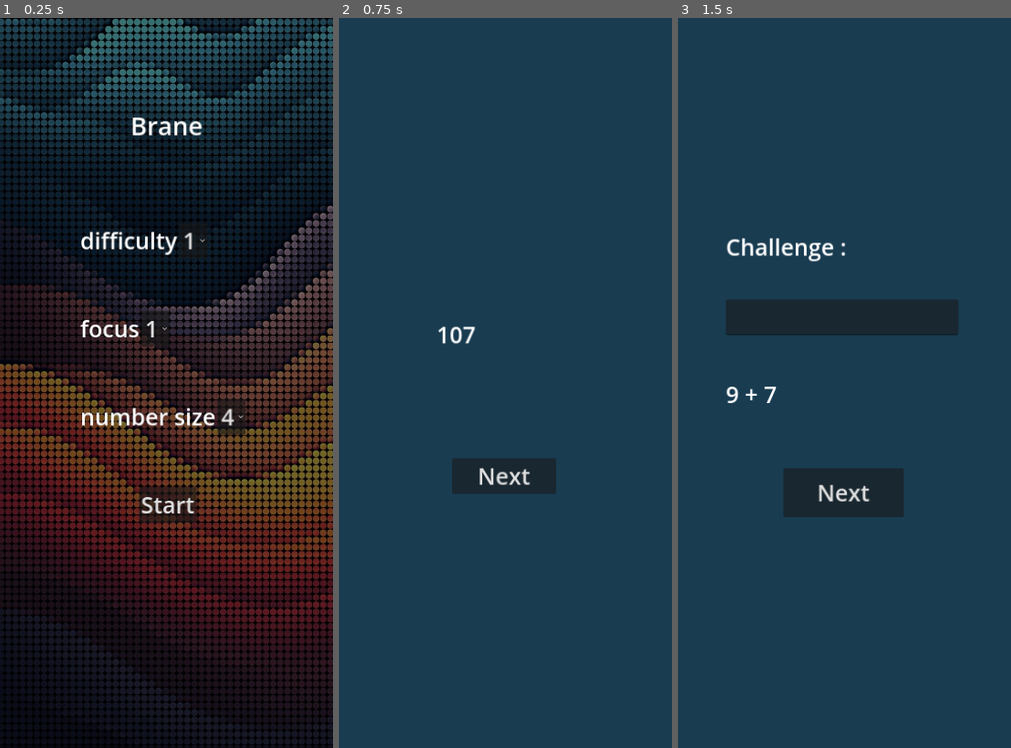
Above: before the commit, frames 1-3 (left to right).
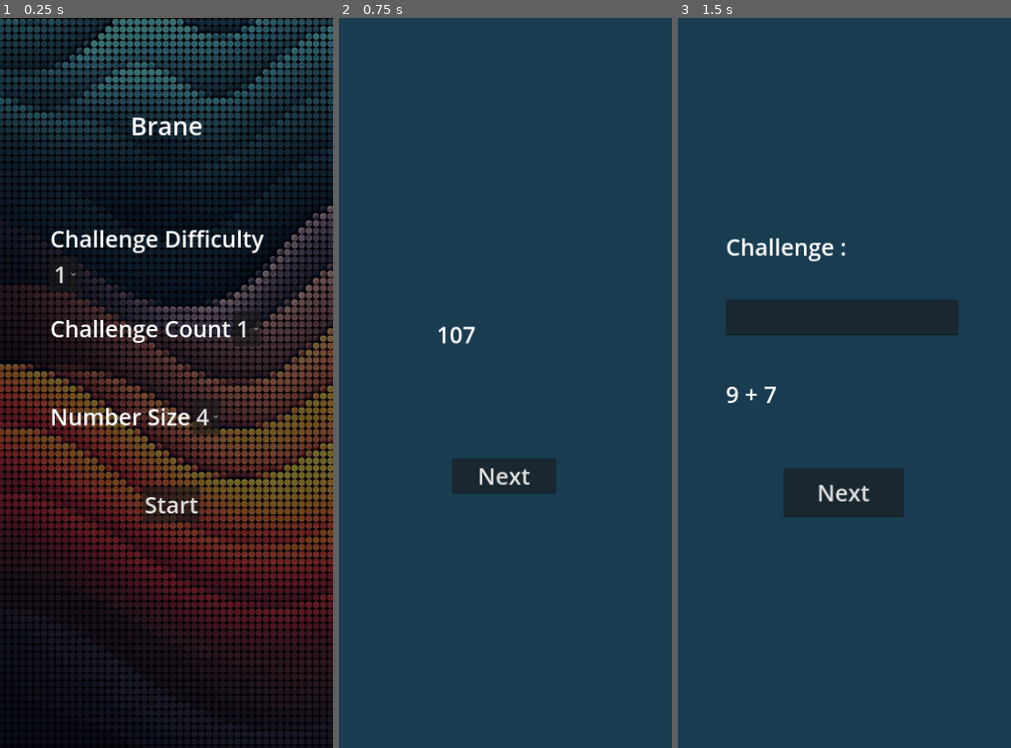
Above: after the commit, the same moments.

Repository: Zabardast/brane
Game: Godot game, scene res://main.tscn
Two runs of this game, one before a commit and one after it. Both use one fixed random seed, a clock stepped at 60 frames per second and the inputs below.
Inputs:
- Up to frame 1 (0.25 s): no input
- Up to frame 2 (0.75 s): click "Start" at 0.5 s
- Up to frame 3 (1.5 s): click "Next" at 1.25 s

The runs differ from the first frame. In frame 1, 3.2% of the frame differs, in the area x 15-80%, y 29-69%; in frame 2, nothing differs; in frame 3, nothing differs.

Commit message:
🎨: change setting names

Diff:
--- a/menu.tscn
+++ b/menu.tscn
@@ -40,9 +40,9 @@
 anchor_top = 0.5
 anchor_right = 0.5
 anchor_bottom = 0.5
-offset_left = -189.0
+offset_left = -255.0
 offset_top = -351.0
-offset_right = 196.0
+offset_right = 278.0
 offset_bottom = 416.0
 grow_horizontal = 2
 grow_vertical = 2
@@ -55,7 +55,7 @@
 [node name="Label" type="Label" parent="GridContainer/ComplexityContainer"]
 layout_mode = 2
 theme_override_font_sizes/font_size = 50
-text = "difficulty"
+text = "Challenge Difficulty"
 
 [node name="OptionButton" type="OptionButton" parent="GridContainer/ComplexityContainer"]
 layout_mode = 2
@@ -69,7 +69,7 @@
 [node name="Label" type="Label" parent="GridContainer/ListSizeContainer"]
 layout_mode = 2
 theme_override_font_sizes/font_size = 50
-text = "focus"
+text = "Challenge Count"
 
 [node name="OptionButton" type="OptionButton" parent="GridContainer/ListSizeContainer"]
 layout_mode = 2
@@ -83,7 +83,7 @@
 [node name="Label" type="Label" parent="GridContainer/NumberSizeContainer"]
 layout_mode = 2
 theme_override_font_sizes/font_size = 50
-text = "number size"
+text = "Number Size"
 
 [node name="OptionButton" type="OptionButton" parent="GridContainer/NumberSizeContainer"]
 layout_mode = 2
